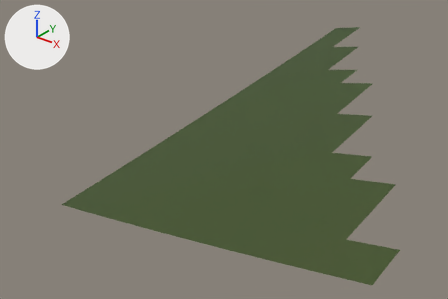
The glTF model eloria-assets/maps/four-gates/chunks/08_09/world.glb, before and after one commit.
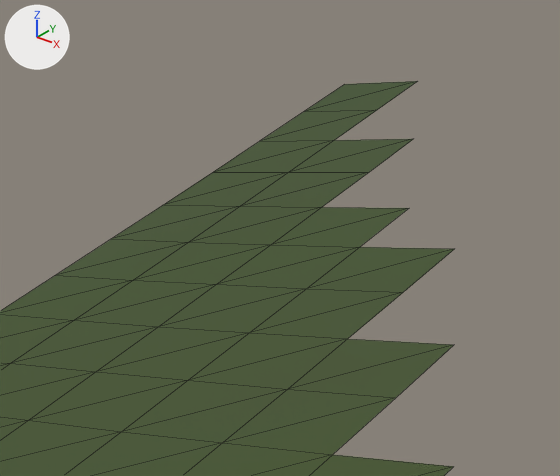
There are two pictures of each version: one whole from a camera (50 mm lens) standing at (260.2, -135.2, 42.2) and looking at (240.5, -110.6, 26.9), one close up on the part from 49% to 91% of the width and 0% to 53% of the height. Arrows for +X, +Y and +Z are at upper left; the lights stay in place. The older version's two pictures come first. The close-ups show mesh edges as thin lines. Where no turn or scale is listed for an object, it has been applied to the vertices.

Before the edit, the objects in view are built like this:
```python
me_terrain_four_gates_08_09 = bpy.data.meshes.new('Terrain_four_gates_08_09')
me_terrain_four_gates_08_09.from_pydata(...)  # 77 vertices, 110 faces; spans x 768.0..784.0, y -960.0..-934.0, z 26.7..30.4
me_terrain_four_gates_08_09.materials.append(mat_continental_ground)  # its picture is missing
ob_terrain_four_gates_08_09 = bpy.data.objects.new('Terrain_four_gates_08_09', me_terrain_four_gates_08_09)
ob_terrain_four_gates_08_09.location = (-530.0, 840.0, 0.0)
```
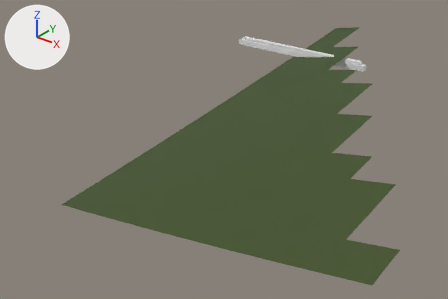
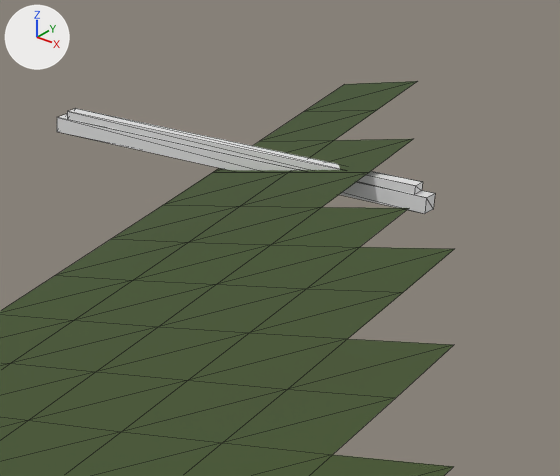
What differs and where, as boxes [x1, y1, x2, y2] in the close-ups (560 x 476 px):
'WoodlandFloor_0142_Crop_4_1__Crop_4_1__solid__fg_foliage_broadleaf', added
    after: [57, 108, 435, 214]

Diff of the bpy script that builds the scene:
```diff
--- a/eloria-assets/maps/four-gates/chunks/08_09/world.glb.py
+++ b/eloria-assets/maps/four-gates/chunks/08_09/world.glb.py
@@ mat_fg_foliage_broadleaf @@
+mat_fg_foliage_broadleaf = principled_material('fg_foliage_broadleaf')
+mat_fg_foliage_broadleaf.base_color = (0.8, 0.8, 0.8)  # white #e7e7e7
@@ me_crop_4_1__solid__fg_foliage_broadleaf @@
+me_crop_4_1__solid__fg_foliage_broadleaf.from_pydata(...)  # a box spanning x -5.0..5.0, y -0.2..0.2, z 0.0..0.36; a box spanning x -4.7..4.7, y -0.17..0.17, z 0.36..0.56
+me_crop_4_1__solid__fg_foliage_broadleaf.materials.append(mat_fg_foliage_broadleaf)  # its picture is missing
@@ ob_woodlandfloor_0142_crop_4_1__crop_4_1__solid__fg_foliage_broadleaf @@
+ob_woodlandfloor_0142_crop_4_1__crop_4_1__solid__fg_foliage_broadleaf = bpy.data.objects.new('WoodlandFloor_0142_Crop_4_1__Crop_4_1__solid__fg_foliage_broadleaf', me_crop_4_1__solid__fg_foliage_broadleaf)
+ob_woodlandfloor_0142_crop_4_1__crop_4_1__solid__fg_foliage_broadleaf.location = (238.35, -99.68, 29.25)
```
